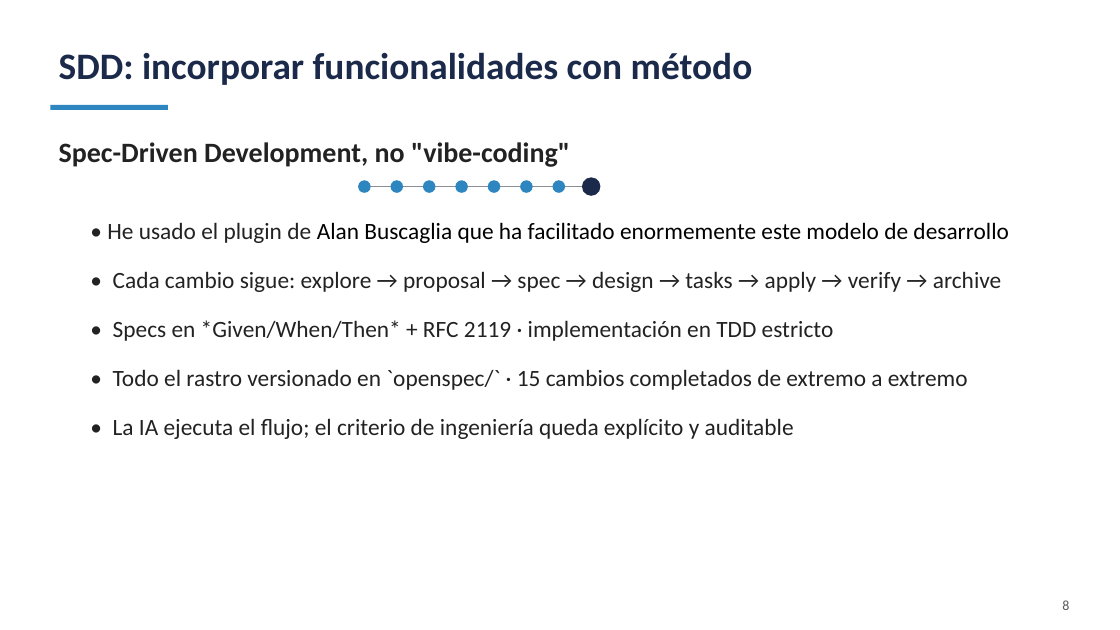
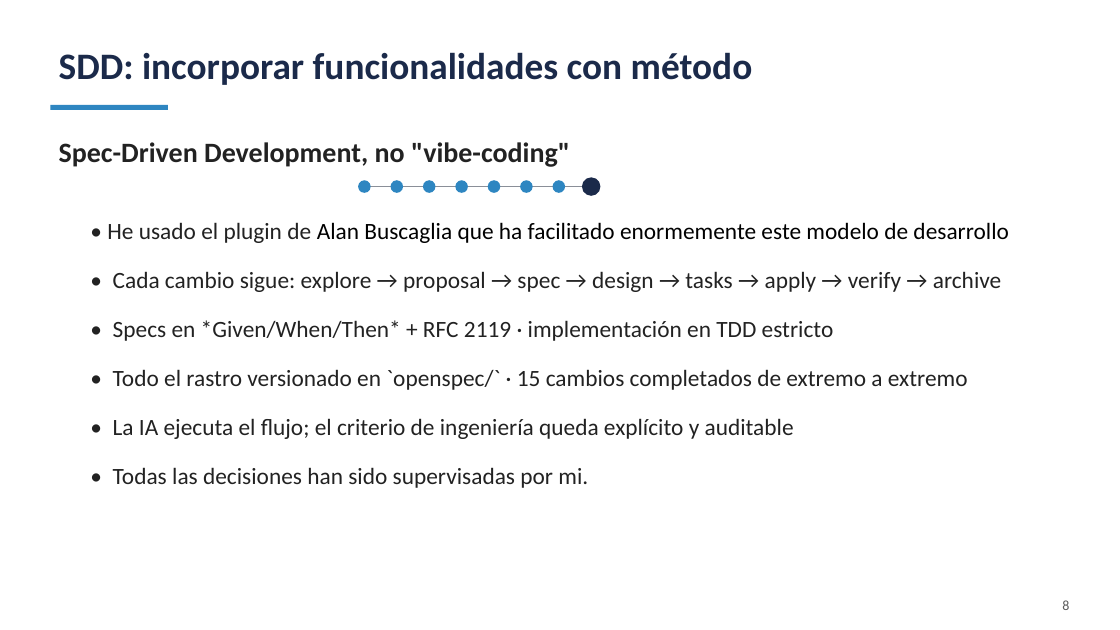
Before and after one commit to jbroceno/rule_engine, a slide deck: slide 8 of docs/PRESENTACION-SLIDES.pptx. Drawn at 1120x630 pixels with LibreOffice and Linux fonts; fonts in the diff are those of the drawing. Boxes give left, top, right and bottom in pixels: in the first picture for what was removed or moved away, otherwise in the second. Text is boxed around its words. In the diff, an @@ line names an element or a change of style, - is before the commit and + after.

```diff
--- a/docs/PRESENTACION-SLIDES.pptx
+++ b/docs/PRESENTACION-SLIDES.pptx
@@ text at bbox=[113, 467, 588, 488]: paragraph added @@
+• Todas las decisiones han sido supervisadas por mi.
```
Also in this commit, not shown: 8 other slides changed, 3 other files.
